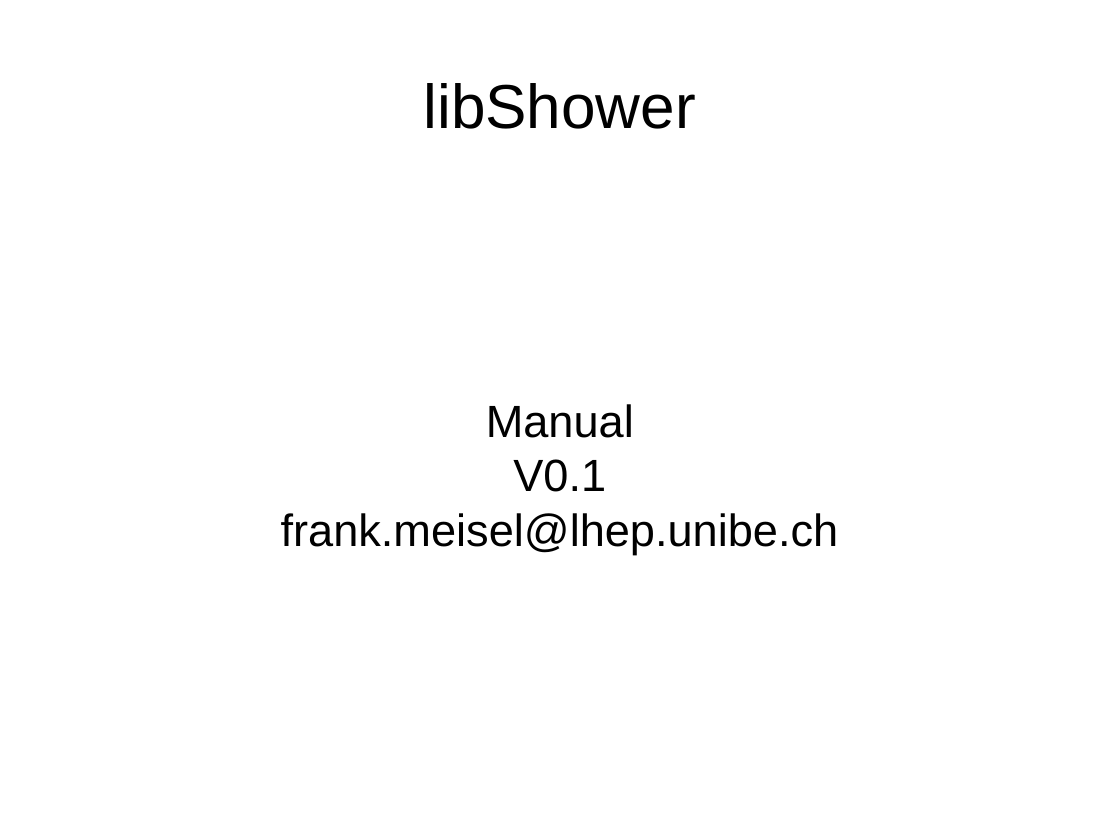
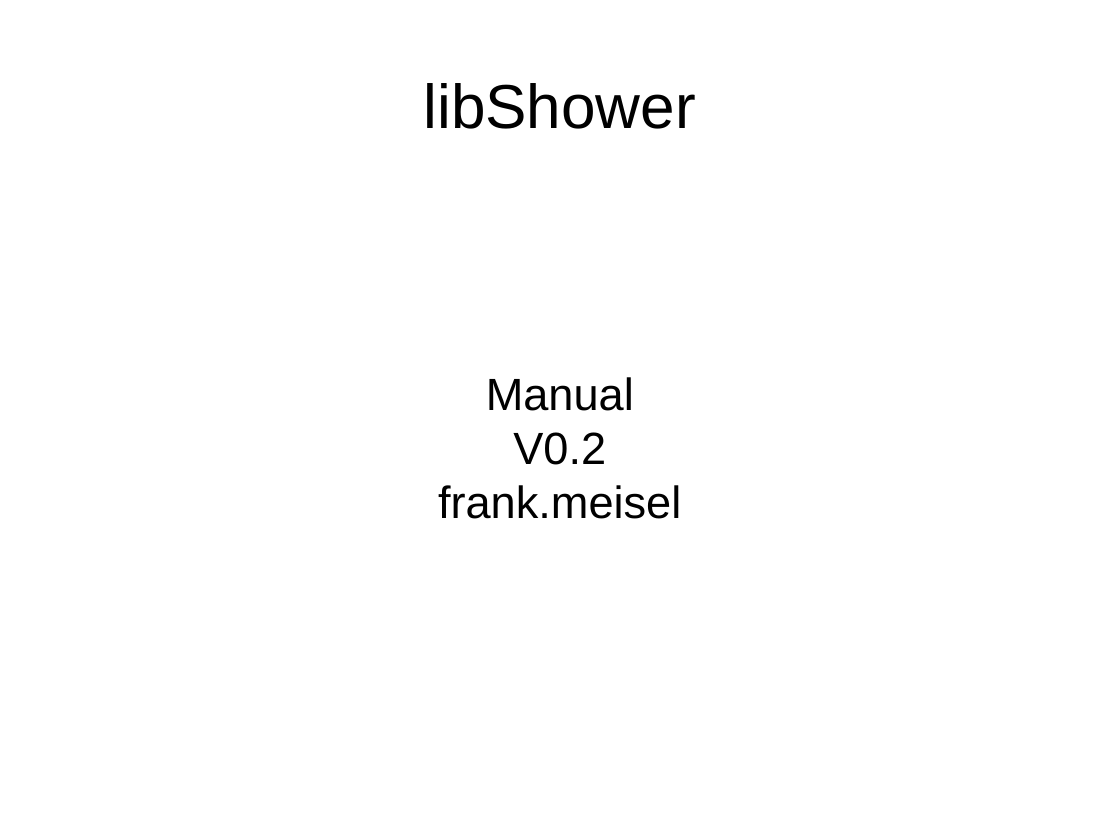
Before and after one commit to antonioiuliano2/fedra, a slide deck: slide 1 of src/libShower/documentation/libShowerMANUAL.odp. Drawn at 1120x840 pixels with LibreOffice and Linux fonts; fonts in the diff are those of the drawing. Boxes give left, top, right and bottom in pixels: in the first picture for what was removed or moved away, otherwise in the second. Text is boxed around its words. In the diff, an @@ line names an element or a change of style, - is before the commit and + after.

```diff
--- a/src/libShower/documentation/libShowerMANUAL.odp
+++ b/src/libShower/documentation/libShowerMANUAL.odp
@@ subtitle at box(438, 432, 681, 519): text changed @@
-V0.1
-frank.meisel@lhep.unibe.ch
+V0.2
+frank.meisel
```
Also in this commit, not shown: 1 other slide changed, 2 slides added, 3 other files.
